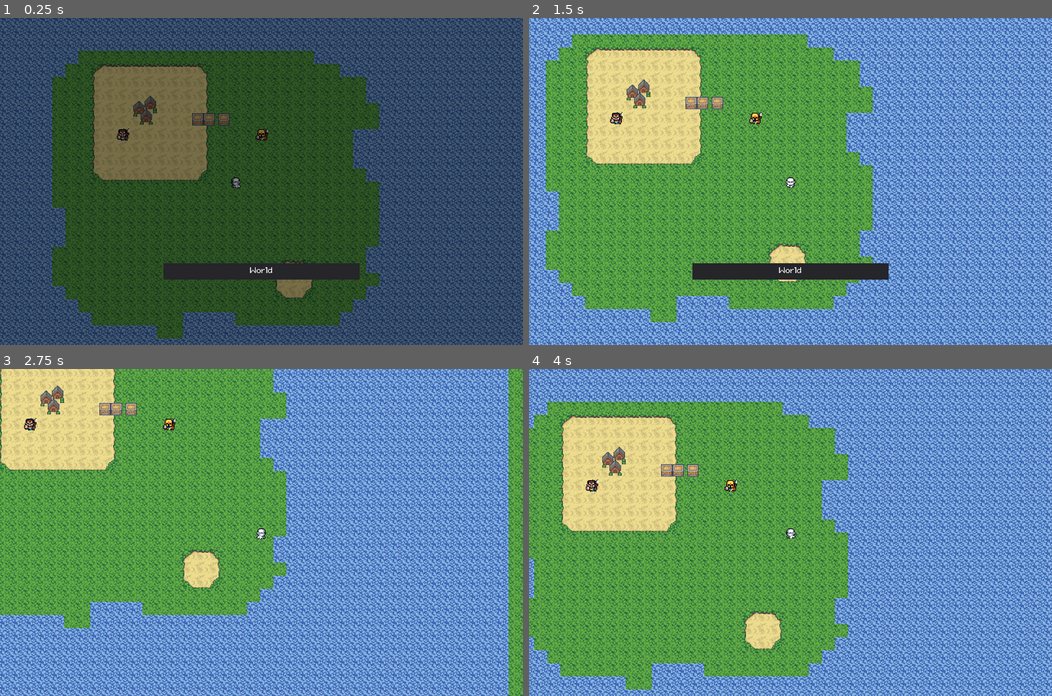
Above: before the commit, frames 1-4 (two rows, left to right).
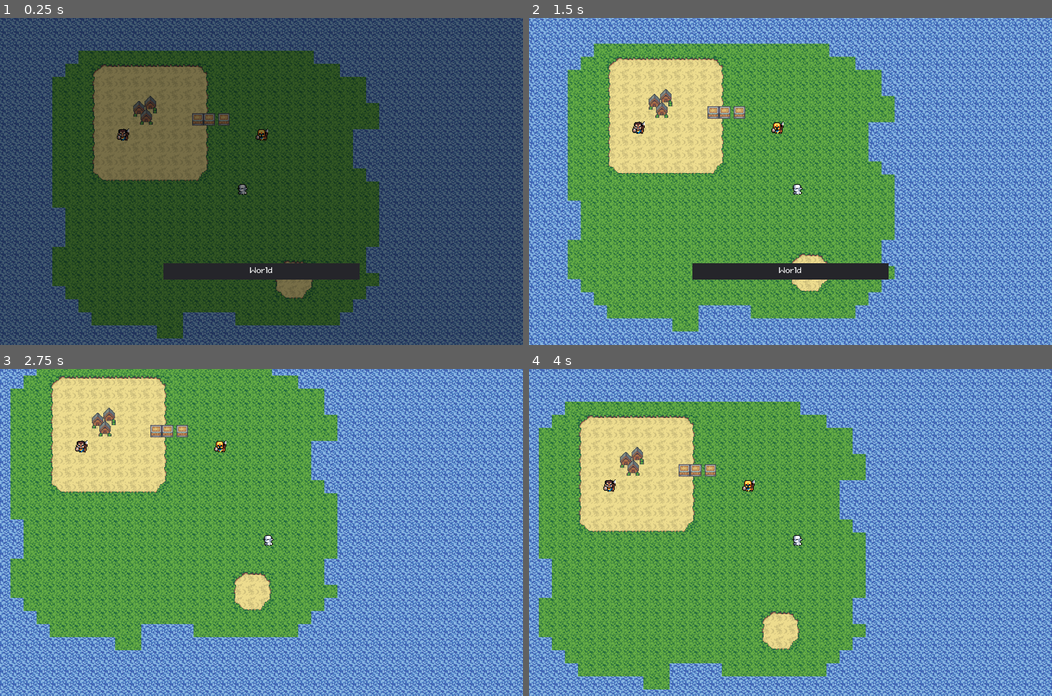
Above: after the commit, the same moments.

Repository: majormunky/MiniRPG
Game: Godot game, scene res://scenes/Game.tscn
Same seed, same stepped clock (60 frames per second), same inputs: the game is played once before the commit and once after it. This scene is started directly instead of the project's main scene.
Inputs:
- Up to frame 1 (0.25 s): no input
- Up to frame 2 (1.5 s): hold D (walk_right) 0.53-1.28 s; hold F (inspect) 0.53-1.28 s; hold S (walk_down) from 1.28 s (still down); tap F (inspect) at 1.35 s
- Up to frame 3 (2.75 s): release S (walk_down) at 2.03 s; hold D (walk_right) from 2.03 s (still down); hold F (inspect) from 2.03 s (still down)
- Up to frame 4 (4 s): release D (walk_right) at 2.78 s; release F (inspect) at 2.78 s; hold W (walk_up) 2.78-3.53 s; tap F (inspect) at 2.85 s; hold A (walk_left) from 3.53 s (still down); hold F (inspect) from 3.53 s (still down)

The runs differ from the first frame. In frame 1, 0.1% of the frame differs, in the area x 44-48%, y 48-54%; in frame 2, 59%; in frame 3, 68%, in the area x 0-100%, y 0-100%; in frame 4, 59%.
Error in both runs: Invalid set index 'x' (on base: 'Vector2') with value of type 'Nil'. (res://scenes/Game.gd:48)

Commit message:
We now move in tile sized steps.  Things sometimes seem a bit janky but is otherwise working

Diff:
--- a/scenes/Player.gd
+++ b/scenes/Player.gd
@@ -8,12 +8,16 @@
 onready var camera = $Camera2D
 onready var sprite = $Sprite
 onready var inspect_area = $InspectArea
+onready var ray = $RayCast2D
 
-var direction = Vector2()
-var current_speed = null
+const WALKING_SPEED = 4.0
+const TILE_SIZE = 32
+const HALF_TILE_SIZE = TILE_SIZE / 2
+
+var initial_position = Vector2.ZERO
+var input_direction = Vector2.ZERO
 var is_moving = false
-var target_cell = null
-var target_direction = null
+var percent_moved = 0.0
 
 signal player_inspected
 
@@ -33,6 +37,7 @@
 		sprite.region_rect.position.x = 48 * 3
 		sprite.region_rect.position.y = 48 * 6
 	update_map_limits()
+	initial_position = position
 
 
 func _input(event):
@@ -49,63 +54,43 @@
 	camera.limit_bottom = MapData.map_height
 
 
-func _physics_process_in_progress(delta):
-	direction = Vector2.ZERO
-
-	if Input.is_action_pressed("walk_up"):
-		direction = Vector2.UP
-
-	elif Input.is_action_pressed("walk_down"):
-		direction = Vector2.DOWN
-
-	elif Input.is_action_pressed("walk_left"):
-		direction = Vector2.LEFT
-
-	elif Input.is_action_pressed("walk_right"):
-		direction = Vector2.RIGHT
-
-	if not is_moving and direction != Vector2.ZERO:
-		target_direction = direction
-
-		var tile_size = 32
-
-		#tile_size is the size of the tilemap in pixels.
-		var new_position = (position + direction * tile_size) # + (direction * 16)
-
-		#Yes. I'm assuming you have a Tween node as a child.
-		$Tween.interpolate_property(self, 'position', position, new_position, 0.3, Tween.TRANS_LINEAR, Tween.EASE_IN_OUT)
-		#That last method's fifth property is how long it takes to go from one tile to the other in seconds.
-		$Tween.start()
-		is_moving = true
-
-
-#This function is connected to the tween node's tween_completed signal.
-func _on_Tween_tween_completed(object, key):
-	is_moving = false
-
-
 func _physics_process(delta):
 	if GameData.dialog_open:
 		return
 
+	if is_moving == false:
+		process_player_input()
+	elif input_direction != Vector2.ZERO:
+		move(delta)
+	else:
+		is_moving = false
+
+func process_player_input():
+	if input_direction.y == 0:
+		input_direction.x = int(Input.get_action_strength("walk_right")) - int(Input.get_action_strength("walk_left"))
+	if input_direction.x == 0:
+		input_direction.y = int(Input.get_action_strength("walk_down")) - int(Input.get_action_strength("walk_up"))
+
+	if input_direction != Vector2.ZERO:
+		initial_position = position
+		is_moving = true
 
 
-	var input = Vector2.ZERO
+func move(delta):
+	percent_moved += WALKING_SPEED * delta
+	var desired_step = input_direction * TILE_SIZE / 2
+	ray.cast_to = desired_step
+	ray.force_raycast_update()
+	if !ray.is_colliding():
 
-	input.x = Input.get_action_strength("walk_right") - Input.get_action_strength("walk_left")
-	input.y = Input.get_action_strength("walk_down") - Input.get_action_strength("walk_up")
-	input = input.normalized()
-
-	if input != Vector2.ZERO:
-		animation_tree.set("parameters/Idle/blend_position", input);
-		animation_tree.set("parameters/Walk/blend_position", input);
-		animation_state.travel("Walk")
-		velocity = input * speed * delta
+		if percent_moved >= 1.0:
+			position = initial_position + (TILE_SIZE * input_direction)
+			is_moving = false
+			percent_moved = 0.0
+		else:
+			position = initial_position + (TILE_SIZE * input_direction * percent_moved)
 	else:
-		animation_state.travel("Idle")
-		velocity = Vector2.ZERO
-
-	velocity = move_and_collide(velocity)
+		is_moving = false
 
 
 func add_item(item_data):
--- a/scenes/Player.tscn
+++ b/scenes/Player.tscn
@@ -297,12 +297,13 @@
 script = ExtResource( 2 )
 
 [node name="CollisionShape2D" type="CollisionShape2D" parent="."]
-position = Vector2( -1.41422, 2.47487 )
+position = Vector2( 16.6651, 22.2359 )
 shape = SubResource( 1 )
 
 [node name="Sprite" type="Sprite" parent="."]
 scale = Vector2( 2, 2 )
 texture = ExtResource( 1 )
+offset = Vector2( 8, 8 )
 flip_h = true
 hframes = 3
 vframes = 3
@@ -333,6 +334,7 @@
 limit_top = 0
 
 [node name="InspectArea" type="Area2D" parent="."]
+position = Vector2( 16.8179, 18.4997 )
 collision_layer = 2
 collision_mask = 2
 
@@ -341,6 +343,6 @@
 shape = SubResource( 24 )
 disabled = true
 
-[node name="Tween" type="Tween" parent="."]
-
-[connection signal="tween_completed" from="Tween" to="." method="_on_Tween_tween_completed"]
+[node name="RayCast2D" type="RayCast2D" parent="."]
+position = Vector2( 16, 16 )
+cast_to = Vector2( 0, 16 )
